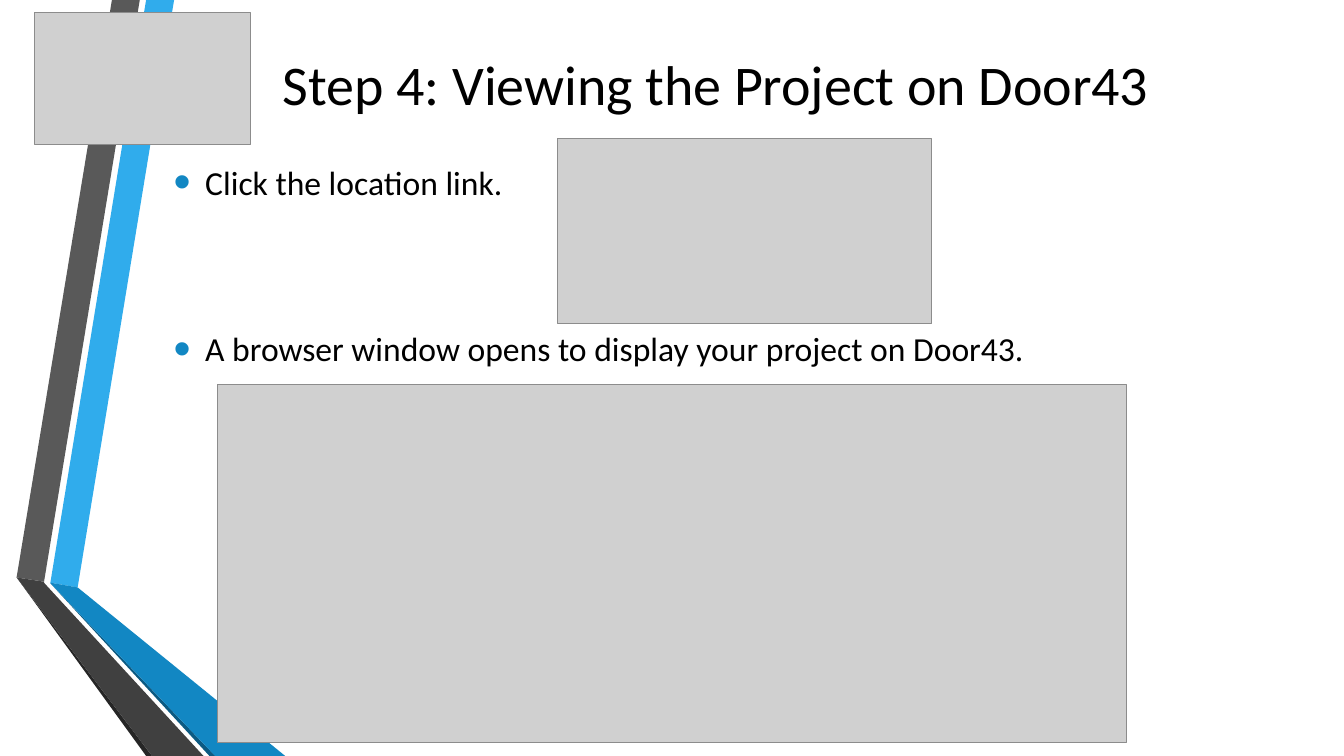
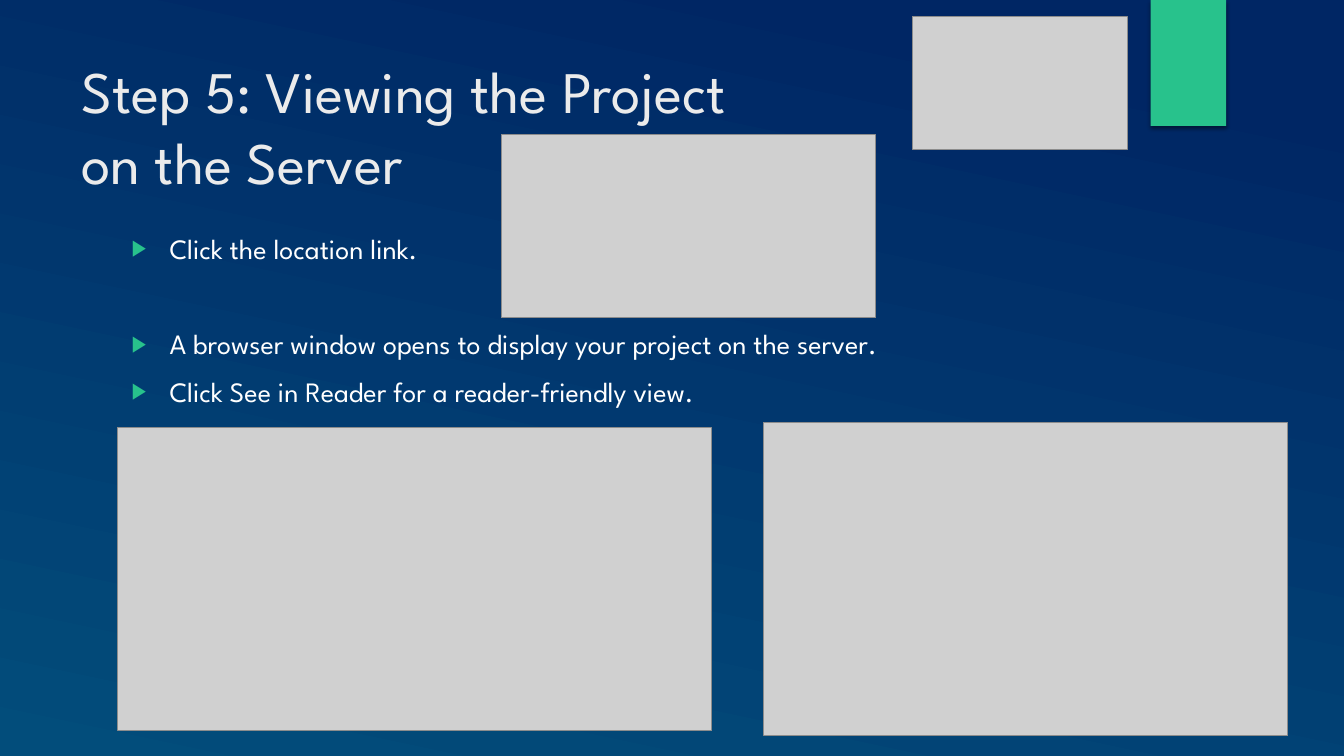
Before and after one commit to mondele/btt-writer-docs, a slide deck: slide 16 of docs/DUpload.pptx (slide 15 before the commit). Drawn at 1344x756 pixels with LibreOffice and Linux fonts; fonts in the diff are those of the drawing; grey boxes stand for pictures; background and template pictures are left out. Boxes give left, top, right and bottom in pixels: in the first picture for what was removed or moved away, otherwise in the second. Text is boxed around its words. In the diff, an @@ line names an element or a change of style, - is before the commit and + after.

```diff
--- a/docs/DUpload.pptx
+++ b/docs/DUpload.pptx
@@ background picture (left out) to gradient #002664 to #024E7B @@
@@ picture: place and size @@
-picture at (35,13,250,145)
+picture at (912,17,1127,149)
@@ rectangle added at (1150,0,1226,126), fill #28C28C @@
@@ title "Step 5: Viewing the Project ..." at (81,72,725,185): vertical alignment middle to top @@
@@ title at (81,72,725,185): text changed; size 40 to 42 pt; font Calibri to League Spartan; text colour #000000 to #EBEBEB @@
-Step 4: Viewing the Project on Door43
+Step 5: Viewing the Project
+on the Server
@@ picture: place and size @@
-picture at (558,139,932,324)
+picture at (501,135,875,319)
@@ text "Click the location link.": place and size @@
-text "Click the location link." at (205,171,1023,367)
+text "Click the location link." at (170,239,876,408)
@@ text at (170,239,417,260): size 24 to 20 pt, font Calibri to League Spartan, text colour #000000 to #FFFFFF in "Click the location link."; bullet • to ▶; bullet colour #1287C3 to #28C28C @@
@@ text at (170,334,876,408): text changed; size 24 to 20 pt; font Calibri to League Spartan; text colour #000000 to #FFFFFF @@
-• A browser window opens to display your project on Door43.
+▶ A browser window opens to display your project on the server.
+▶ Click See in Reader for a reader-friendly view.
@@ picture removed at (218,385,1126,743) @@
@@ picture added at (118,427,713,730) @@
@@ picture added at (764,423,1289,736) @@
@@ group removed at (16,0,285,756): 6 freeform shapes @@
```
Also in this commit, not shown: 23 other slides changed, 1 slide added, 13 other files.
